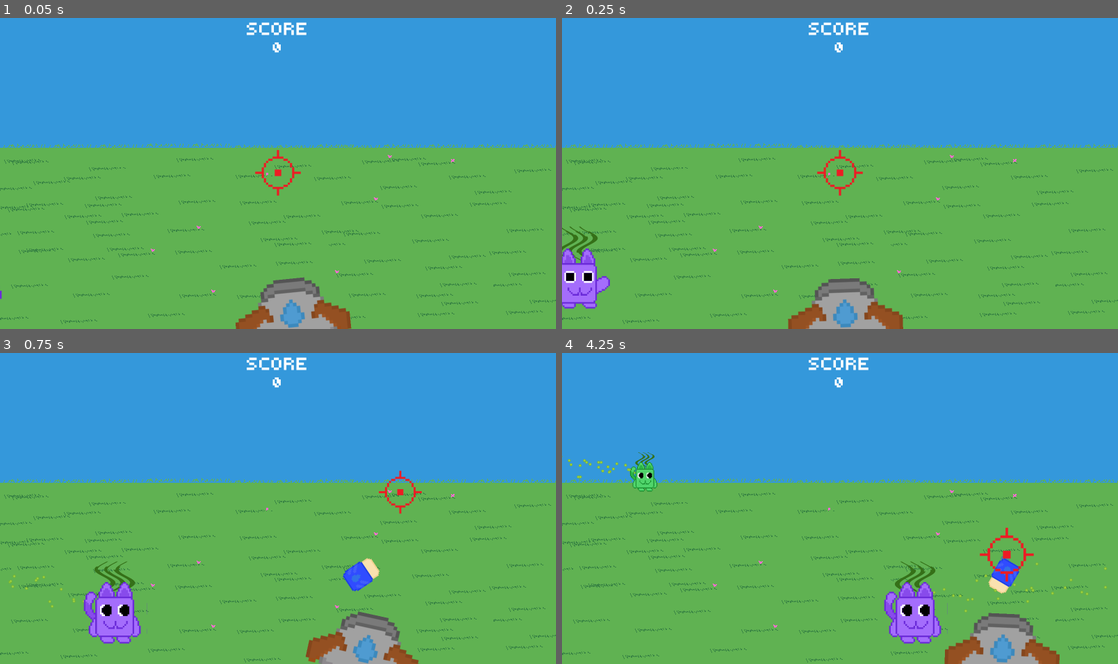
Above: before the commit, frames 1-4 (two rows, left to right).
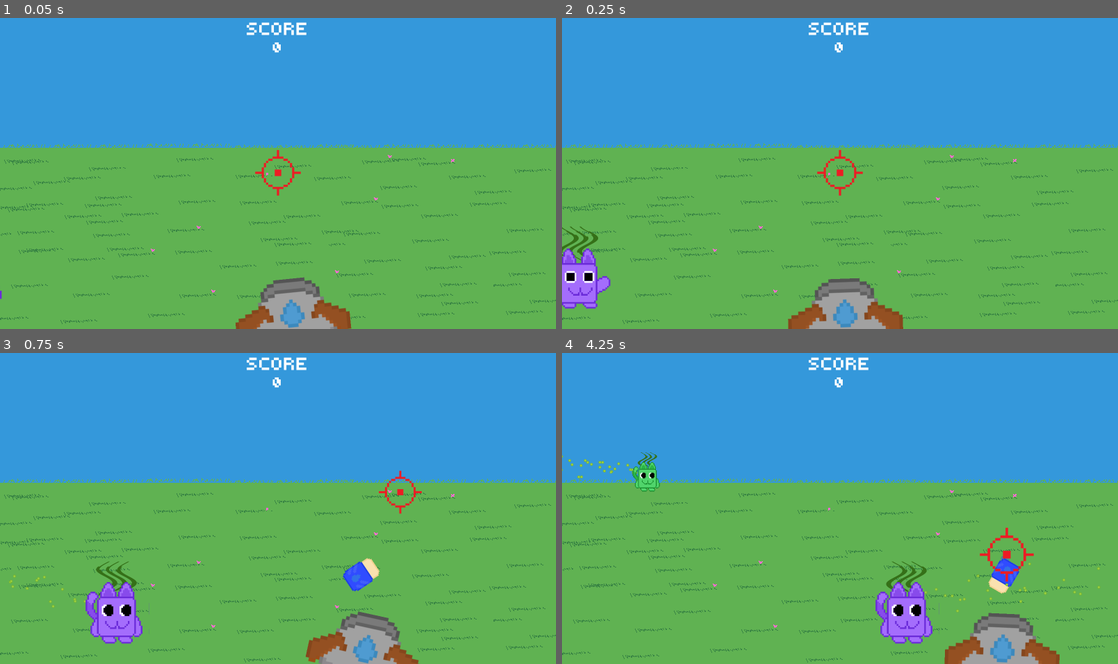
Above: after the commit, the same moments.

Repository: asterbot/uwgdc-game-jam-2025
Game: Godot game, scene res://scenes/main/main.tscn
Two runs of this game, one before a commit and one after it. Both use one fixed random seed, a clock stepped at 60 frames per second and the inputs below. This scene is started directly instead of the project's main scene.
Inputs (mouse positions are in pixels of both pictures, inside the frame that each line leads up to):
- Up to frame 1 (0.05 s): no input
- Up to frame 2 (0.25 s): no input
- Up to frame 3 (0.75 s): move the mouse to (400, 492) at 0.52 s; press the mouse at (400, 492) at 0.53 s
- Up to frame 4 (4.25 s): move the mouse to (728, 524) at 1.27 s; release the mouse at (728, 524) at 1.28 s; click (728, 524) at 1.35 s; move the mouse to (895, 440) at 2.02 s; press the mouse at (895, 440) at 2.03 s; move the mouse to (812, 570) at 2.77 s; release the mouse at (812, 570) at 2.78 s; click (812, 570) at 2.85 s; move the mouse to (1006, 555) at 3.52 s; press the mouse at (1006, 555) at 3.53 s

Frame 1 is identical in both runs. In frame 2, 0.2% of the frame differs, in the area x 0-9%, y 67-94%; in frame 3, 0.9%; in frame 4, 2.1%, in the area x 0-98%, y 31-94%.

Commit message:
full for real?

Diff:
--- a/globals/globals.gd
+++ b/globals/globals.gd
@@ -23,27 +23,45 @@
 	1: {
 		"ground_cats": 4,
 		"balloon_cats": 0,
-		"bushes": 6,
+		"bushes": 3,
 		"spawn_cooldown": 2.5
 	},
 	2: {
 		"ground_cats": 8,
 		"balloon_cats": 2,
-		"bushes": 8,
+		"bushes": 5,
 		"spawn_cooldown": 2
 	},
 	3: {
-		"ground_cats": 20,
+		"ground_cats": 15,
 		"balloon_cats": 6,
-		"bushes": 9,
+		"bushes": 7,
 		"spawn_cooldown": 1.5
 	},
 	4: {
-		"ground_cats": 30,
-		"balloon_cats": 10,
+		"ground_cats": 25,
+		"balloon_cats": 11,
 		"bushes": 10,
 		"spawn_cooldown": 1
-	}
+	},
+	5: {
+		"ground_cats": 0,
+		"balloon_cats": 18,
+		"bushes": 0,
+		"spawn_cooldown": 0.75
+	},
+	6: {
+		"ground_cats": 30,
+		"balloon_cats": 0,
+		"bushes": 13,
+		"spawn_cooldown": 0.75
+	},
+	7: {
+		"ground_cats": 40,
+		"balloon_cats": 25,
+		"bushes": 15,
+		"spawn_cooldown": 0.5
+	},
 }
 
 var NUM_WAVES = WAVES.size()
--- a/scenes/cat_enemies/cat.gd
+++ b/scenes/cat_enemies/cat.gd
@@ -43,7 +43,7 @@
 
 	viewport_size = get_viewport().get_visible_rect().size
 	depth = position.y/viewport_size.y
-	raw_velocity.x = randf_range(400, 650) * [-1, 1].pick_random()
+	raw_velocity.x = randf_range(450, 650) * [-1, 1].pick_random()
 
 	stink_line_material.set_shader_parameter("final_alpha", stink_final_alpha)
 
